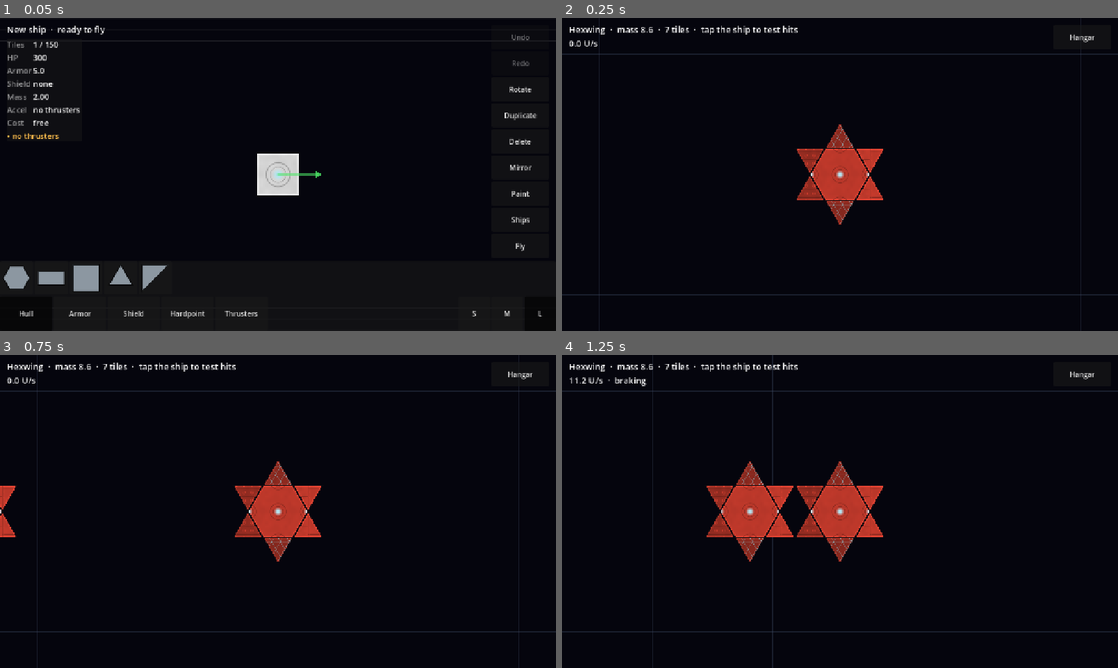
Above: before the commit, frames 1-4 (two rows, left to right).
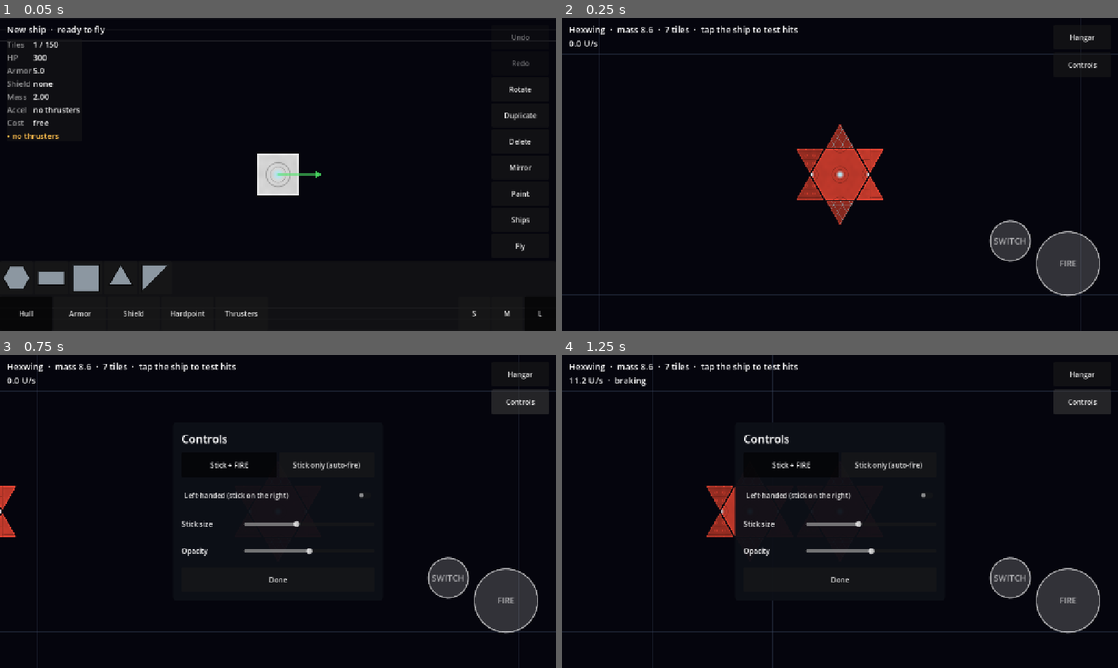
Above: after the commit, the same moments.

Repository: HermanRas/MobileSpaceShooter
Game: Godot game, scene res://dev_preview/drive_flight.tscn
Same seed, same stepped clock (60 frames per second), same inputs: the game is played once before the commit and once after it. This scene is started directly instead of the project's main scene.
Inputs (mouse positions are in pixels of both pictures, inside the frame that each line leads up to):
- Up to frame 1 (0.05 s): no input
- Up to frame 2 (0.25 s): no input
- Up to frame 3 (0.75 s): click (522, 401) at 0.5 s, where only the run after the commit has a clickable "Controls"
- Up to frame 4 (1.25 s): no input

Frame 1 is identical in both runs. In frame 2, 2.8% of the frame differs, in the area x 76-97%, y 14-90%; in frame 3, 6.8%; in frame 4, 8.5%, in the area x 31-99%, y 11-90%.

Commit message:
Phase 3.4: 2-stick and 1-stick layouts, left-handed mirror, Controls panel
FlightControls lays out the floating stick plus FIRE and SWITCH from Settings
(scheme, handedness, stick size, opacity). TouchButton reads screen touches per
finger, because Godot's Button only hears the first finger and FIRE has to work
while the other thumb holds the stick. ControlsPanel edits the settings from
the flight screen and rebuilds from Settings each time it opens. drive_flight
checks two fingers at once, 1-stick, and the left-handed mirror. Plan: 3.3's
owner check ticked.

Co-Authored-By: Claude Opus 5.5 <noreply@anthropic.com>

Diff:
--- a/game/dev_preview/drive_flight.gd
+++ b/game/dev_preview/drive_flight.gd
@@ -49,7 +49,70 @@
 	_check(_hangar._world.visible and _hangar._ui.visible, "the hangar is visible again")
 
 	await _step_fly_the_starter_with_the_stick()
+	await _step_control_layouts()
 	_finish()
+
+
+## Phase 3.4: stick + FIRE with two fingers at once, the 1-stick scheme, and the left-handed
+## mirror. The player's own settings are put back afterwards.
+func _step_control_layouts() -> void:
+	var saved := {}
+	for key: StringName in [&"control_scheme", &"left_handed", &"stick_size", &"stick_opacity"]:
+		saved[key] = Settings.get_value(key)
+	Settings.set_value(&"control_scheme", "2-stick")
+	Settings.set_value(&"left_handed", false)
+	var errors: PackedStringArray = []
+	_hangar.load_blueprint(Blueprint.from_dict(Data.json_dir("blueprints")["starter"], errors))
+	await _frames(2)
+	var sandbox: FlightSandbox = _hangar.fly()
+	await _frames(3)
+	var controls := sandbox.controls
+
+	var stick_at := Vector2(300, 400)
+	var fire_at := controls.fire.get_global_rect().get_center()
+	_touch_at(0, stick_at, true)
+	await _frames(1)
+	_drag_to(0, stick_at + Vector2(80, 0))
+	_touch_at(1, fire_at, true)
+	await _frames(2)
+	_check(controls.is_firing() and controls.stick_value().x > 0.5,
+			"two fingers: stick (%.2f) and FIRE (%s) at once" % [controls.stick_value().x, controls.is_firing()])
+	_save_shot("drive_flight_controls.png")
+	_touch_at(1, fire_at, false)
+	_touch_at(0, stick_at + Vector2(80, 0), false)
+	await _frames(2)
+	_check(not controls.is_firing() and controls.stick_value() == Vector2.ZERO, "both let go")
+
+	Settings.set_value(&"control_scheme", "1-stick")
+	await _frames(2)
+	_check(not controls.fire.visible and not controls.switch_button.visible, "1-stick hides FIRE and SWITCH")
+
+	Settings.set_value(&"left_handed", true)
+	await _frames(2)
+	_touch_at(0, Vector2(300, 400), true)
+	await _frames(1)
+	_drag_to(0, Vector2(380, 400))
+	await _frames(1)
+	var left_side := controls.stick_value()
+	_touch_at(0, Vector2(380, 400), false)
+	var right := Vector2(get_viewport().get_visible_rect().size.x - 300, 400)
+	_touch_at(0, right, true)
+	await _frames(1)
+	_drag_to(0, right + Vector2(80, 0))
+	await _frames(1)
+	_check(left_side == Vector2.ZERO and controls.stick_value().x > 0.5,
+			"left-handed: the stick lives on the right (left %s, right %s)" % [left_side, controls.stick_value()])
+	_touch_at(0, right + Vector2(80, 0), false)
+	await _frames(1)
+
+	sandbox._open_controls_panel(true)
+	await _frames(3)
+	_save_shot("drive_flight_controls_panel.png")
+	sandbox._open_controls_panel(false)
+	for key: StringName in saved:
+		Settings.set_value(key, saved[key])
+	_hangar.land()
+	await _frames(2)
 
 
 ## Phase 3.3/3.4: real touches on the stick fly the starter, through the real physics.
--- a/game/src/flight/flight_sandbox.gd
+++ b/game/src/flight/flight_sandbox.gd
@@ -4,16 +4,13 @@
 ##
 ## Opened by the hangar on top of itself rather than as a scene change, so the hangar keeps
 ## its undo history and unsaved edits. The ship spawns as a physics body flown by a
-## FlightController (3.3): a floating touch stick on the left of the screen, or WASD/arrows/a
-## gamepad. Tapping the ship elsewhere highlights the tile a physics query hit (the 3.1 check).
-## The starfield and follow camera come in 3.5.
+## FlightController (3.3) from the FlightControls (3.4: stick, FIRE, SWITCH, laid out from
+## Settings; WASD/arrows/gamepad too). Tapping the ship highlights the tile a physics query hit
+## (the 3.1 check). The starfield and follow camera come in 3.5.
 
 signal closed
 
 const PX := ShipMesh.PX_PER_U
-
-## The share of the screen's width, from the left, where a touch starts the stick.
-const STICK_ZONE := 0.4
 
 var ship: ShipBody
 var pilot: FlightController
@@ -24,8 +21,12 @@
 var _status := Label.new()
 var _picked := -1
 var _overlay := Node2D.new()
-var _stick := TouchStick.new()
+var controls := FlightControls.new()
 var _hud := Label.new()
+var _controls_panel: ControlsPanel
+## A short message under the HUD (e.g. SWITCH before there are weapons), and when it fades.
+var _note := ""
+var _note_until := 0
 
 
 ## Spawns `bp` (already validated) at the origin.
@@ -65,10 +66,16 @@
 func _process(_delta: float) -> void:
 	if ship == null:
 		return
-	pilot.stick = _stick.value if _stick.is_active() \
-			else Input.get_vector(&"move_left", &"move_right", &"move_up", &"move_down")
+	pilot.stick = controls.stick_value()
 	_camera.position = ship.global_position
-	_hud.text = "%.1f U/s%s" % [ship.linear_velocity.length() / PX, "  ·  braking" if pilot.braking and ship.linear_velocity.length() > 1.0 else ""]
+	var parts: PackedStringArray = ["%.1f U/s" % (ship.linear_velocity.length() / PX)]
+	if pilot.braking and ship.linear_velocity.length() > 1.0:
+		parts.append("braking")
+	if controls.is_firing():
+		parts.append("FIRE (weapons arrive in Phase 4)")
+	if Time.get_ticks_msec() < _note_until:
+		parts.append(_note)
+	_hud.text = "  ·  ".join(parts)
 
 
 func _unhandled_input(event: InputEvent) -> void:
@@ -120,10 +127,12 @@
 func _build_ui() -> void:
 	var ui := CanvasLayer.new()
 	add_child(ui)
-	_stick.set_anchors_and_offsets_preset(Control.PRESET_FULL_RECT)
-	_stick.anchor_right = STICK_ZONE
-	_stick.offset_right = 0.0
-	ui.add_child(_stick)
+	# First, so the labels and buttons added after it sit on top.
+	controls.name = "Controls"
+	controls.switch_pressed.connect(func() -> void:
+		_note = "SWITCH: no manual weapons yet"
+		_note_until = Time.get_ticks_msec() + 2000)
+	ui.add_child(controls)
 	_status.position = Vector2(16, 12)
 	_status.add_theme_font_size_override(&"font_size", 20)
 	_status.mouse_filter = Control.MOUSE_FILTER_IGNORE
@@ -138,6 +147,25 @@
 	back.set_anchors_and_offsets_preset(Control.PRESET_TOP_RIGHT, Control.PRESET_MODE_KEEP_SIZE, 16)
 	back.pressed.connect(close)
 	ui.add_child(back)
+	var settings := Button.new()
+	settings.text = "Controls"
+	settings.size = Vector2(132, 56)
+	settings.set_anchors_and_offsets_preset(Control.PRESET_TOP_RIGHT, Control.PRESET_MODE_KEEP_SIZE, 16)
+	settings.position.y += 64
+	settings.pressed.connect(_open_controls_panel.bind(true))
+	ui.add_child(settings)
+	_controls_panel = ControlsPanel.new()
+	_controls_panel.visible = false
+	_controls_panel.closed.connect(_open_controls_panel.bind(false))
+	ui.add_child(_controls_panel)
+
+
+func _open_controls_panel(open: bool) -> void:
+	_controls_panel.visible = open
+	if open:
+		_controls_panel.refresh()
+		_controls_panel.reset_size()
+		_controls_panel.position = (_controls_panel.get_viewport_rect().size - _controls_panel.size) * 0.5
 
 
 ## Zoom that shows the whole ship at about a third of the screen height.
--- /dev/null
+++ b/game/src/ui/controls/controls_panel.gd
@@ -0,0 +1,82 @@
+class_name ControlsPanel
+extends PanelContainer
+## The control settings (PLAN.md 4.7): scheme, handedness, stick size and opacity. Writes
+## straight to Settings; FlightControls re-lays itself out on the change. Opened from the
+## flight sandbox now, and part of the Settings menu later (6.4).
+
+signal closed
+
+
+func _ready() -> void:
+	var background := StyleBoxFlat.new()
+	background.bg_color = Color(0.05, 0.06, 0.09, 0.95)
+	background.set_content_margin_all(20)
+	background.set_corner_radius_all(8)
+	add_theme_stylebox_override(&"panel", background)
+	refresh()
+
+
+## Rebuilds the widgets from the current Settings; call it each time the panel opens, since
+## the settings may have changed elsewhere since it was built.
+func refresh() -> void:
+	for child in get_children():
+		remove_child(child)
+		child.queue_free()
+	var column := VBoxContainer.new()
+	column.add_theme_constant_override(&"separation", 14)
+	add_child(column)
+
+	var title := Label.new()
+	title.text = "Controls"
+	title.add_theme_font_size_override(&"font_size", 26)
+	column.add_child(title)
+
+	var schemes := HBoxContainer.new()
+	column.add_child(schemes)
+	var group := ButtonGroup.new()
+	for scheme: Array in [["2-stick", "Stick + FIRE"], ["1-stick", "Stick only (auto-fire)"]]:
+		var button := Button.new()
+		button.text = scheme[1]
+		button.toggle_mode = true
+		button.button_group = group
+		button.custom_minimum_size = Vector2(220, 56)
+		button.button_pressed = Settings.get_value(&"control_scheme") == scheme[0]
+		button.toggled.connect(func(on: bool) -> void:
+			if on:
+				Settings.set_value(&"control_scheme", scheme[0]))
+		schemes.add_child(button)
+
+	var handed := CheckButton.new()
+	handed.text = "Left-handed (stick on the right)"
+	handed.button_pressed = Settings.get_value(&"left_handed")
+	handed.custom_minimum_size = Vector2(0, 56)
+	handed.toggled.connect(func(on: bool) -> void: Settings.set_value(&"left_handed", on))
+	column.add_child(handed)
+
+	_slider(column, "Stick size", &"stick_size", 0.6, 1.6)
+	_slider(column, "Opacity", &"stick_opacity", 0.2, 1.0)
+
+	var close := Button.new()
+	close.text = "Done"
+	close.custom_minimum_size = Vector2(160, 56)
+	close.pressed.connect(func() -> void: closed.emit())
+	column.add_child(close)
+
+
+func _slider(parent: Control, text: String, key: StringName, low: float, high: float) -> void:
+	var row := HBoxContainer.new()
+	parent.add_child(row)
+	var label := Label.new()
+	label.text = text
+	label.custom_minimum_size = Vector2(140, 0)
+	row.add_child(label)
+	var slider := HSlider.new()
+	slider.min_value = low
+	slider.max_value = high
+	slider.step = 0.05
+	slider.value = float(Settings.get_value(key))
+	slider.custom_minimum_size = Vector2(300, 48)
+	slider.size_flags_vertical = Control.SIZE_SHRINK_CENTER
+	# Saved when the thumb lets go, not on every step of the drag.
+	slider.drag_ended.connect(func(_changed: bool) -> void: Settings.set_value(key, slider.value))
+	row.add_child(slider)
--- /dev/null
+++ b/game/src/ui/controls/flight_controls.gd
@@ -0,0 +1,94 @@
+class_name FlightControls
+extends Control
+## The on-screen flight controls (PLAN.md 4.7, Phase 3.4), laid out from Settings:
+##   2-stick: the floating stick on one side, FIRE and SWITCH on the other.
+##   1-stick: the stick only; every weapon fires on its own (Phase 4).
+##   left_handed swaps the sides. stick_size and stick_opacity apply to everything.
+## Keyboard and gamepad work alongside (move_*, fire, switch_weapon).
+##
+## Weapons arrive in Phase 4: until then FIRE and SWITCH only report themselves.
+
+signal switch_pressed
+
+## The share of the screen's width where a touch starts the stick.
+const STICK_ZONE := 0.4
+## FIRE's diameter at stick size 1, and SWITCH's; canvas pixels.
+const FIRE_SIZE := 150.0
+const SWITCH_SIZE := 96.0
+const MARGIN := 40.0
+## Keeps FIRE and SWITCH above Android's bottom gesture strip (see HangarPalette).
+const BOTTOM_CLEAR := 80.0
+
+var stick := TouchStick.new()
+var fire := TouchButton.new()
+var switch_button := TouchButton.new()
+
+
+func _ready() -> void:
+	set_anchors_and_offsets_preset(Control.PRESET_FULL_RECT)
+	mouse_filter = Control.MOUSE_FILTER_IGNORE
+	stick.name = "Stick"
+	fire.name = "Fire"
+	fire.text = "FIRE"
+	switch_button.name = "Switch"
+	switch_button.text = "SWITCH"
+	switch_button.pressed.connect(func() -> void: switch_pressed.emit())
+	add_child(stick)
+	add_child(fire)
+	add_child(switch_button)
+	Settings.changed.connect(func(_key: StringName) -> void: apply_settings())
+	resized.connect(apply_settings)
+	apply_settings()
+
+
+## World-space stick: the touch stick while a thumb is on it, else keyboard or gamepad.
+func stick_value() -> Vector2:
+	return stick.value if stick.is_active() \
+			else Input.get_vector(&"move_left", &"move_right", &"move_up", &"move_down")
+
+
+func is_firing() -> bool:
+	return (fire.visible and fire.held) or Input.is_action_pressed(&"fire")
+
+
+func apply_settings() -> void:
+	var two_stick: bool = Settings.get_value(&"control_scheme") == "2-stick"
+	var left_handed: bool = Settings.get_value(&"left_handed")
+	var scale: float = clampf(float(Settings.get_value(&"stick_size")), 0.5, 2.0)
+	var opacity: float = clampf(float(Settings.get_value(&"stick_opacity")), 0.1, 1.0)
+	stick.reset()
+	fire.reset()
+	switch_button.reset()
+
+	# The stick's zone: the left (or right) STICK_ZONE of the screen, full height.
+	stick.anchor_top = 0.0
+	stick.anchor_bottom = 1.0
+	stick.anchor_left = 1.0 - STICK_ZONE if left_handed else 0.0
+	stick.anchor_right = 1.0 if left_handed else STICK_ZONE
+	stick.offset_left = 0.0
+	stick.offset_right = 0.0
+	stick.offset_top = 0.0
+	stick.offset_bottom = 0.0
+	stick.size_scale = scale
+	stick.opacity = opacity
+
+	fire.visible = two_stick
+	switch_button.visible = two_stick
+	var fire_d := FIRE_SIZE * scale
+	var switch_d := SWITCH_SIZE * scale
+	var fire_center := Vector2(size.x - MARGIN - fire_d * 0.5, size.y - BOTTOM_CLEAR - fire_d * 0.5)
+	var switch_center := fire_center + Vector2(-fire_d * 0.5 - switch_d * 0.6, -fire_d * 0.35)
+	if left_handed:
+		fire_center.x = size.x - fire_center.x
+		switch_center.x = size.x - switch_center.x
+	_place(fire, fire_center, fire_d, opacity)
+	_place(switch_button, switch_center, switch_d, opacity)
+
+
+func _place(button: TouchButton, center: Vector2, diameter: float, opacity: float) -> void:
+	button.set_anchors_preset(Control.PRESET_TOP_LEFT)
+	button.size = Vector2(diameter, diameter)
+	button.position = center - button.size * 0.5
+	button.fill = Color(1, 1, 1, 0.18 * opacity / 0.6)
+	button.outline = Color(1, 1, 1, opacity)
+	button.queue_redraw()
--- /dev/null
+++ b/game/src/ui/controls/touch_button.gd
@@ -0,0 +1,62 @@
+class_name TouchButton
+extends Control
+## A round on-screen button that works under any finger (PLAN.md 4.7, Phase 3.4).
+##
+## Godot's Button only hears the first finger (the one emulated as a mouse), so FIRE pressed
+## while the other thumb holds the stick would be ignored. This reads InputEventScreenTouch
+## directly and follows one finger, the same way TouchStick does.
+
+signal pressed
+signal released
+
+@export var text := ""
+var held := false
+var fill := Color(1, 1, 1, 0.18)
+var outline := Color(1, 1, 1, 0.6)
+
+var _finger := -1
+
+
+func _ready() -> void:
+	mouse_filter = Control.MOUSE_FILTER_STOP
+
+
+func _gui_input(event: InputEvent) -> void:
+	if not event is InputEventScreenTouch:
+		return
+	var touch := event as InputEventScreenTouch
+	if touch.pressed and _finger < 0 and _inside(touch.position):
+		_finger = touch.index
+		held = true
+		accept_event()
+		queue_redraw()
+		pressed.emit()
+	elif not touch.pressed and touch.index == _finger:
+		_finger = -1
+		held = false
+		accept_event()
+		queue_redraw()
+		released.emit()
+
+
+## Lets go without a release event, e.g. when the layout hides the button.
+func reset() -> void:
+	_finger = -1
+	held = false
+	queue_redraw()
+
+
+func _inside(local: Vector2) -> bool:
+	return local.distance_to(size * 0.5) <= minf(size.x, size.y) * 0.5
+
+
+func _draw() -> void:
+	var center := size * 0.5
+	var radius := minf(size.x, size.y) * 0.5 - 2.0
+	draw_circle(center, radius, Color(fill, fill.a * (2.5 if held else 1.0)))
+	draw_arc(center, radius, 0.0, TAU, 48, outline, 3.0, true)
+	var font := get_theme_default_font()
+	var font_size := 20
+	var width := font.get_string_size(text, HORIZONTAL_ALIGNMENT_LEFT, -1, font_size).x
+	draw_string(font, center + Vector2(-width * 0.5, font_size * 0.35), text, HORIZONTAL_ALIGNMENT_LEFT, -1,
+			font_size, Color(1, 1, 1, outline.a))
--- a/game/src/ui/controls/touch_stick.gd
+++ b/game/src/ui/controls/touch_stick.gd
@@ -9,12 +9,13 @@
 
 signal released
 
-## Drag distance that counts as full deflection, in canvas pixels.
+## Drag distance that counts as full deflection at stick size 1, in canvas pixels.
 const RADIUS := 110.0
-const RING := Color(1, 1, 1, 0.25)
-const KNOB := Color(1, 1, 1, 0.55)
 
 var value := Vector2.ZERO
+## Settings' stick_size and stick_opacity.
+var size_scale := 1.0
+var opacity := 0.6
 
 var _finger := -1
 var _origin := Vector2.ZERO
@@ -46,9 +47,10 @@
 			queue_redraw()
 			released.emit()
 	elif event is InputEventScreenDrag and (event as InputEventScreenDrag).index == _finger:
+		var radius := RADIUS * size_scale
 		var offset := (event as InputEventScreenDrag).position - _origin
-		value = offset.limit_length(RADIUS) / RADIUS
-		_knob = _origin + offset.limit_length(RADIUS)
+		value = offset.limit_length(radius) / radius
+		_knob = _origin + offset.limit_length(radius)
 		accept_event()
 		queue_redraw()
 
@@ -56,5 +58,12 @@
 func _draw() -> void:
 	if _finger < 0:
 		return
-	draw_arc(_origin, RADIUS, 0.0, TAU, 48, RING, 3.0, true)
-	draw_circle(_knob, 34.0, KNOB)
+	draw_arc(_origin, RADIUS * size_scale, 0.0, TAU, 48, Color(1, 1, 1, opacity * 0.45), 3.0, true)
+	draw_circle(_knob, 34.0 * size_scale, Color(1, 1, 1, opacity))
+
+
+## Lets go without a release event, e.g. when the layout moves the stick's zone.
+func reset() -> void:
+	_finger = -1
+	value = Vector2.ZERO
+	queue_redraw()
Not shown, added: game/src/ui/controls/controls_panel.gd.uid
Not shown, added: game/src/ui/controls/flight_controls.gd.uid
Not shown, added: game/src/ui/controls/touch_button.gd.uid
Not shown, changed: Docs/PLAN.md
